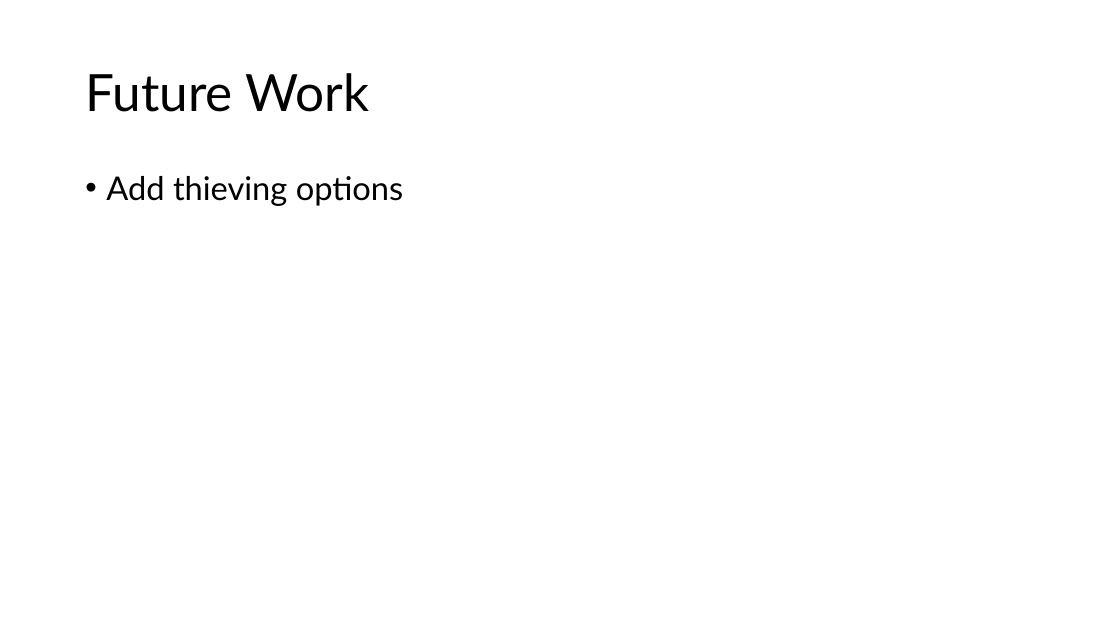
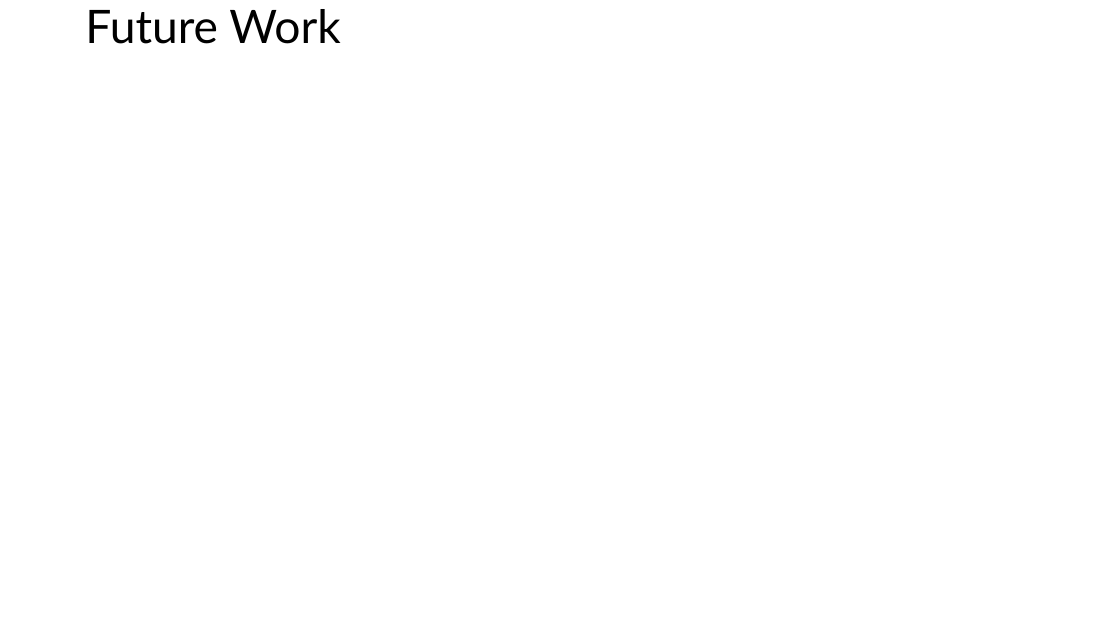
Before and after one commit to ace15guest/Copper_Balancing_HDP, a slide deck: slide 10 of Assets/Cu Balancing HDP October Update.pptx. Drawn at 1120x630 pixels with LibreOffice and Linux fonts; fonts in the diff are those of the drawing. Boxes give left, top, right and bottom in pixels: in the first picture for what was removed or moved away, otherwise in the second. Text is boxed around its words. In the diff, an @@ line names an element or a change of style, - is before the commit and + after.

Commit message:
updated presentation

```diff
--- a/Assets/Cu Balancing HDP October Update.pptx
+++ b/Assets/Cu Balancing HDP October Update.pptx
@@ title "Future Work" moved from (x1=85, y1=73, x2=369, y2=112) to (x1=85, y1=9, x2=341, y2=44) @@
@@ title "Future Work" at (x1=85, y1=9, x2=341, y2=44): size 44 to 39.6 pt @@
@@ text removed at (x1=106, y1=176, x2=404, y2=206) @@
-• Add thieving options
```
Also in this commit, not shown: 3 slides added, 1 slide removed.
